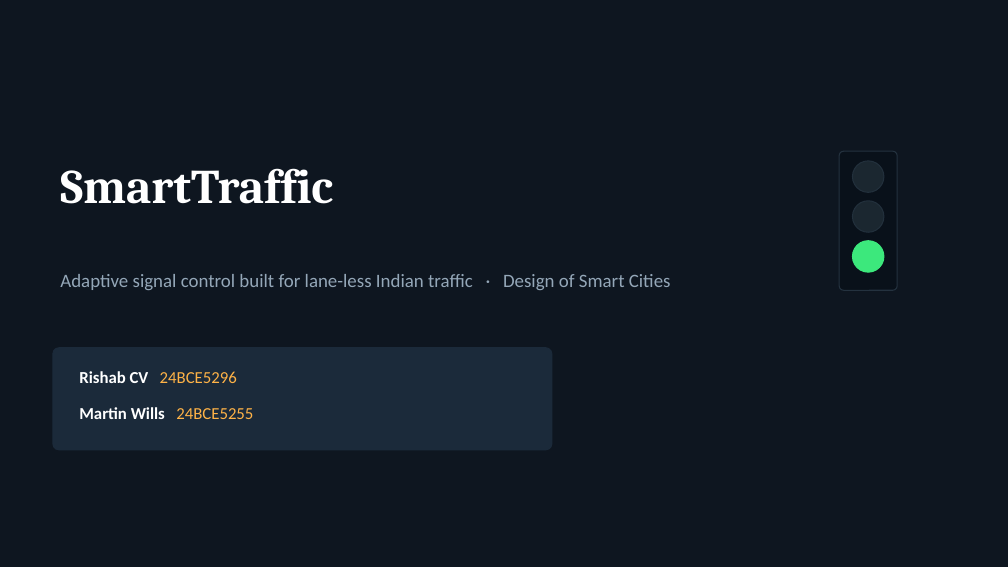
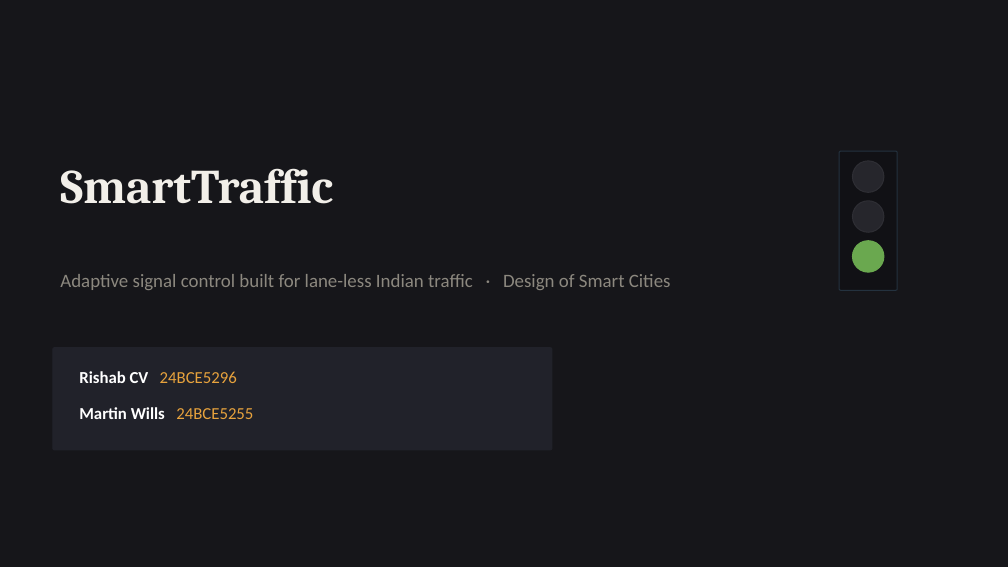
Before and after one commit to rishabcv-eng/SmartTraffic, a slide deck: slide 1 of docs/deck/SmartTraffic-5min.pptx. Drawn at 1008x567 pixels with LibreOffice and Linux fonts; fonts in the diff are those of the drawing. Boxes give left, top, right and bottom in pixels: in the first picture for what was removed or moved away, otherwise in the second. Text is boxed around its words. In the diff, an @@ line names an element or a change of style, - is before the commit and + after.

Commit message:
Restyle the decks to match: graphite and signal amber, no navy and cyan
The slides carried the same template signature the site did -- a navy ground, a
cyan accent and softly rounded panels. Both decks now use the palette the
subject belongs to: asphalt graphite, warm paper rather than pure white, signal
amber as the single accent, and signal green and red muted to the colours an
actual signal head uses rather than neon. Cyan is gone. Panels are square, the
way a printed report is, and figures are set in a monospace.

Caught a Cyrillic A that had slipped into one of the hex colours while editing,
which would have thrown when the theme was written. Both decks now validate,
pass geometry checks and export cleanly.

```diff
--- a/docs/deck/SmartTraffic-5min.pptx
+++ b/docs/deck/SmartTraffic-5min.pptx
@@ background #0E1620 to #16161A @@
@@ title "SmartTraffic" at (x1=60, y1=168, x2=333, y2=204): text colour #FFFFFF to #F2EFE9 @@
@@ rounded rectangle at (x1=839, y1=151, x2=898, y2=290): fill #09111A to #111115; proportions changed @@
@@ text "Adaptive signal control built for ..." at (x1=60, y1=274, x2=671, y2=290): text colour #94A7B8 to #8C887F @@
@@ ellipse at (x1=853, y1=240, x2=885, y2=272): fill #3CE87C to #6AA84F; outline #3CE87C 1 pt to #6AA84F 1 pt @@
@@ rounded rectangle at (x1=53, y1=348, x2=552, y2=450): fill #1B2A3A to #21222A; outline #1B2A3A 1 pt to #21222A 1 pt; proportions changed @@
@@ text "Rishab CV 24BCE5296" at (x1=79, y1=371, x2=237, y2=383): text colour #FFB347 to #E8A33D in "24BCE5296" @@
@@ text "Martin Wills 24BCE5255" at (x1=79, y1=407, x2=253, y2=419): text colour #FFB347 to #E8A33D in "24BCE5255" @@
```
Also in this commit, not shown: 6 other slides changed, 4 other files.
